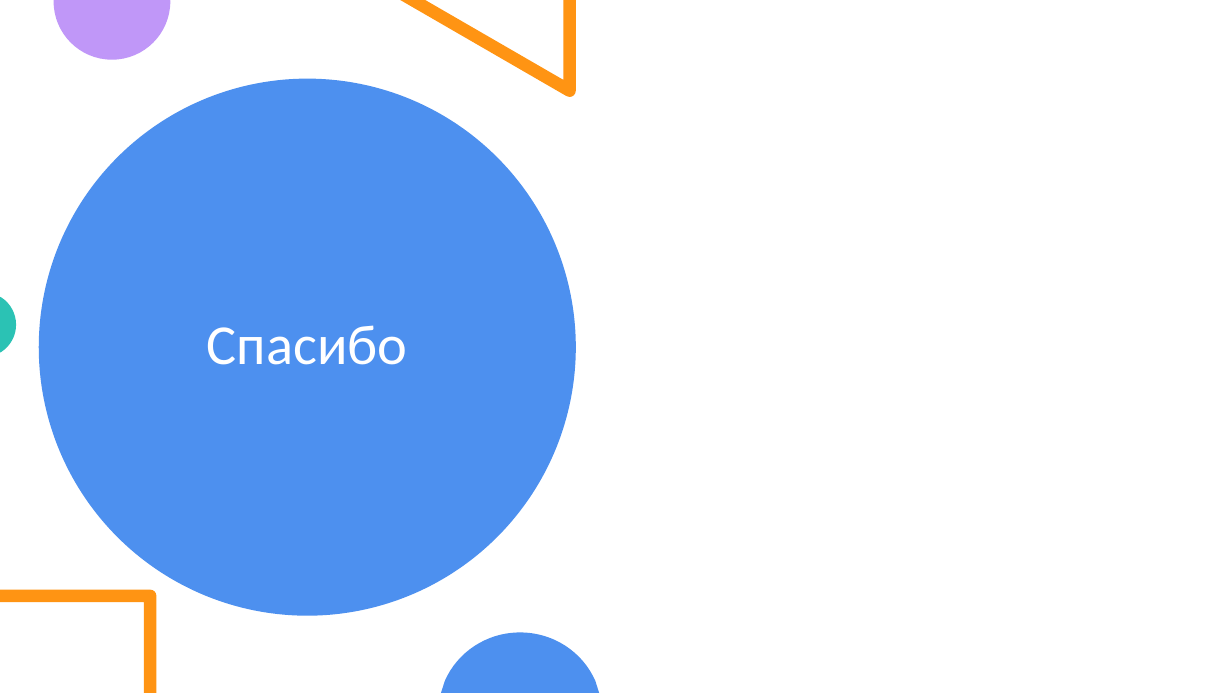
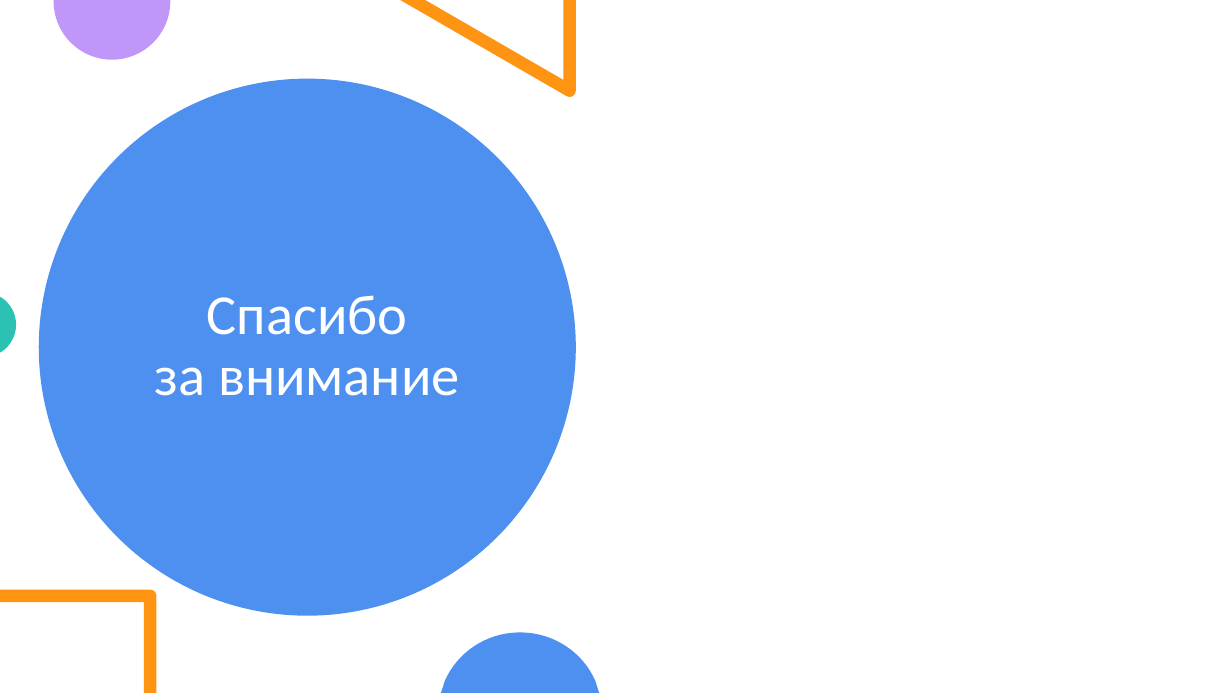
Before and after one commit to r0mbaa/Kanban-Board, a slide deck: slide 12 of Paperwork/РПС_Презентация_к_проекту.pptx. Drawn at 1232x693 pixels with LibreOffice and Linux fonts; fonts in the diff are those of the drawing. Boxes give left, top, right and bottom in pixels: in the first picture for what was removed or moved away, otherwise in the second. Text is boxed around its words. In the diff, an @@ line names an element or a change of style, - is before the commit and + after.

```diff
--- a/Paperwork/РПС_Презентация_к_проекту.pptx
+++ b/Paperwork/РПС_Презентация_к_проекту.pptx
@@ title at box(154, 295, 460, 396): text changed @@
-Спасибо
+Спасибо
+за внимание
```
Also in this commit, not shown: 9 other slides changed.
